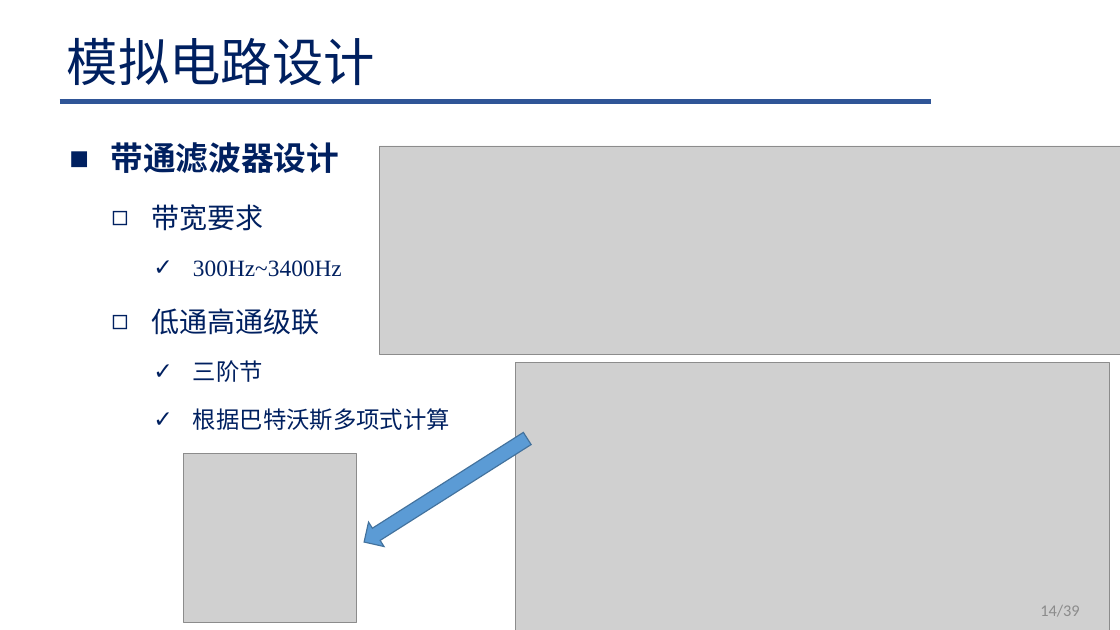
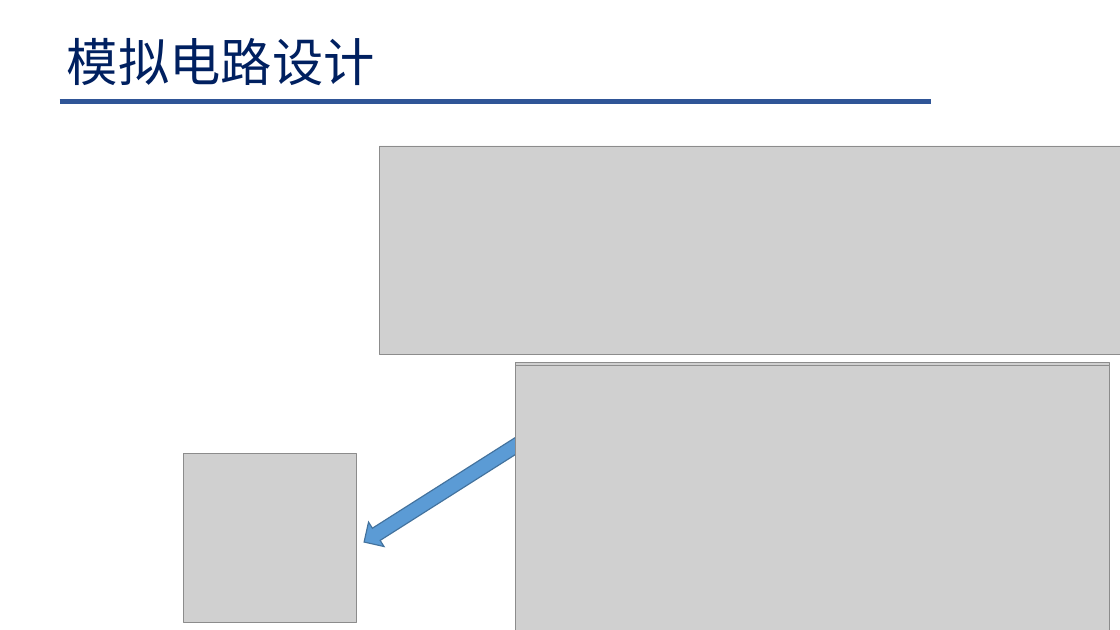
Before and after one commit to Lelucermaire111/Intelligent-blind-assistance-system, a slide deck: slide 14 of 系统设计/系统设计.pptx. Drawn at 1120x630 pixels with LibreOffice and Linux fonts; fonts in the diff are those of the drawing; grey boxes stand for pictures; background and template pictures are left out. Boxes give left, top, right and bottom in pixels: in the first picture for what was removed or moved away, otherwise in the second. Text is boxed around its words. In the diff, an @@ line names an element or a change of style, - is before the commit and + after.

```diff
--- a/系统设计/系统设计.pptx
+++ b/系统设计/系统设计.pptx
@@ text removed at <box>111,142,450,430</box> @@
-■ 带通滤波器设计
-  ◻ 带宽要求
-    ✓ 300Hz~3400Hz
-  ◻ 低通高通级联
-    ✓ 三阶节
-    ✓ 根据巴特沃斯多项式计算
@@ picture added at <box>516,365,1110,630</box> @@
@@ page number removed at <box>1040,605,1079,617</box> @@
-14/39
```
Also in this commit, not shown: 5 other slides changed, 8 other files.
